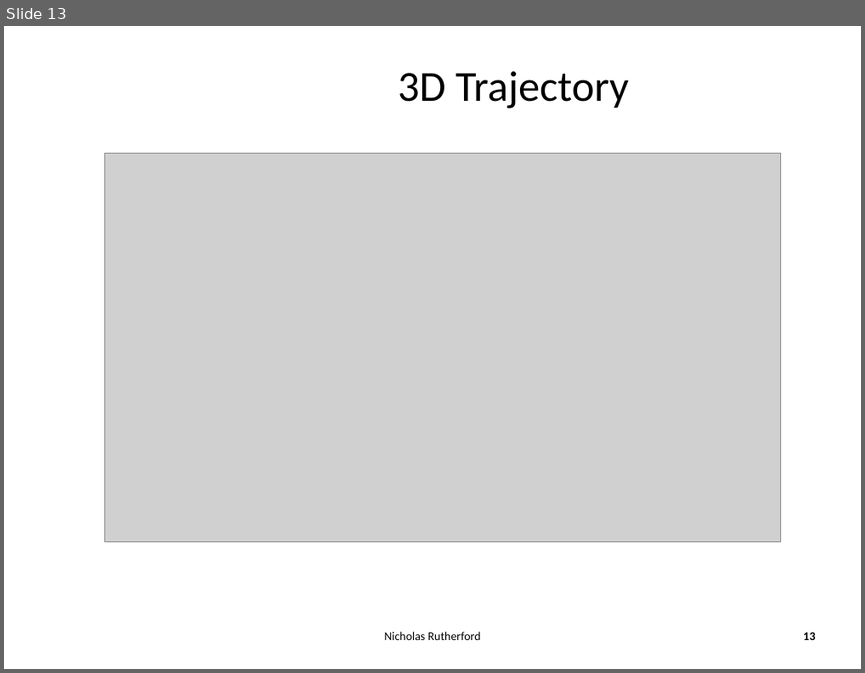
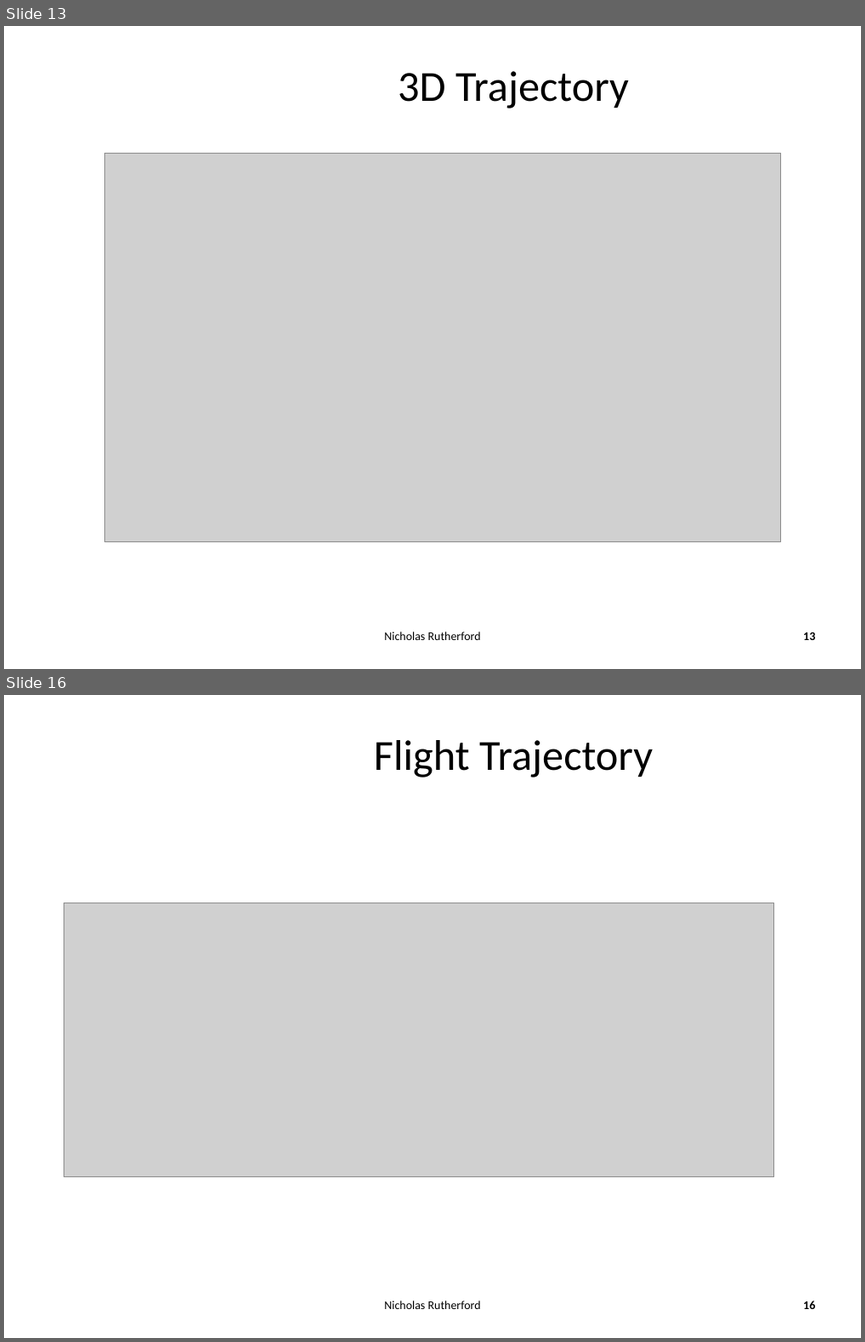
Before and after one commit to ArnCarveris/qut-pfms, a slide deck: docproject/PFMS Smartskies Presentation Semester 1.pptx. Shown one above the other, each under a label of ours: slide 13 before the commit, slides 13 and 16 after it; the slides between them are not shown. The pictures are 865x673 and 865x1342 pixels, drawn with LibreOffice and Linux fonts; fonts in the diff are those of the drawing; grey boxes stand for pictures; background and template pictures are left out. Boxes give left, top, right and bottom in pixels: in the first picture for what was removed or moved away, otherwise in the second. Text is boxed around its words. In the diff, an @@ line names an element or a change of style, - is before the commit and + after.

```diff
--- a/docproject/PFMS Smartskies Presentation Semester 1.pptx
+++ b/docproject/PFMS Smartskies Presentation Semester 1.pptx
@@ slide 16 added at [4,695,861,1338], background #FFFFFF @@
@@ title added at [374,740,653,777], 36 pt, text #000000 @@
+Flight Trajectory
@@ picture added at [64,902,773,1176] @@
@@ text added at [384,1300,481,1309], 10 pt, text #000000 @@
+Nicholas Rutherford
@@ page number added at [803,1300,815,1309], 10 pt, text #000000, bold @@
+16
```
Also in this commit, not shown: 11 slides changed, 2 other slides added, 2 slides removed.
